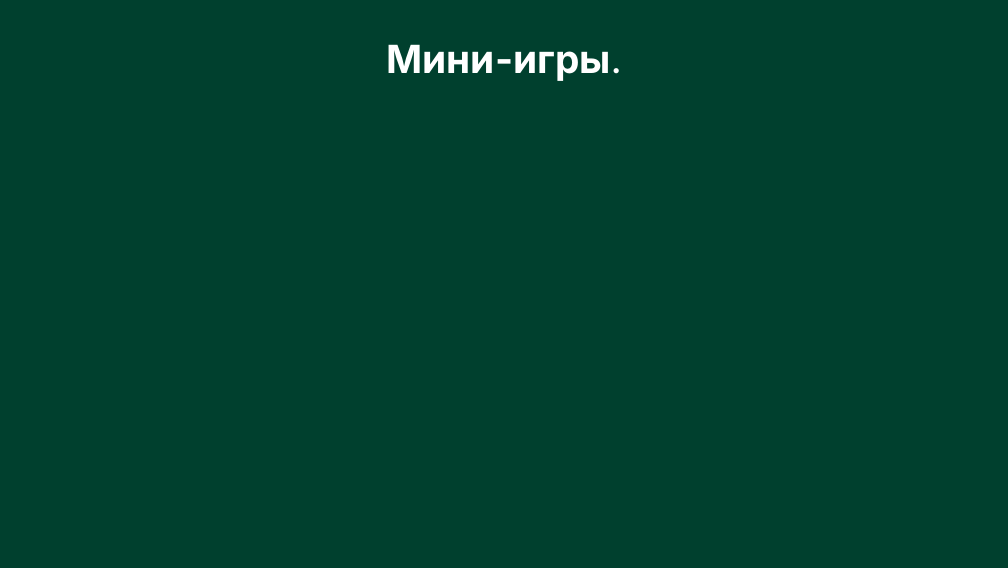
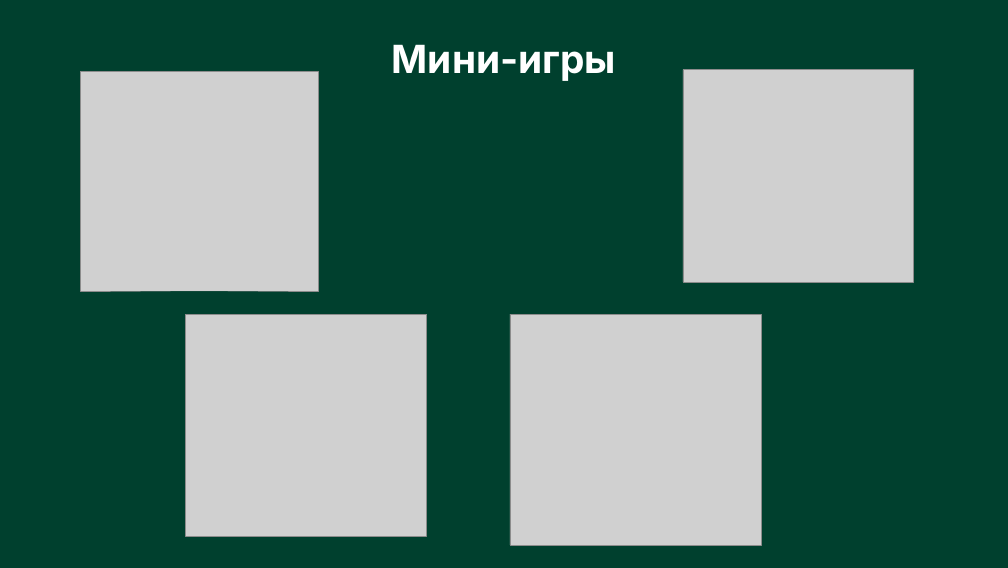
Before and after one commit to Anechka456/PyGame_project, a slide deck: slide 6 of data/Presentation_and_note/Better_together.pptx. Drawn at 1008x568 pixels with LibreOffice and Linux fonts; fonts in the diff are those of the drawing; grey boxes stand for pictures. Boxes give left, top, right and bottom in pixels: in the first picture for what was removed or moved away, otherwise in the second. Text is boxed around its words. In the diff, an @@ line names an element or a change of style, - is before the commit and + after.

```diff
--- a/data/Presentation_and_note/Better_together.pptx
+++ b/data/Presentation_and_note/Better_together.pptx
@@ text at bbox=[392, 44, 616, 81]: text changed @@
-Мини-игры.
+Мини-игры
@@ picture added at bbox=[80, 72, 318, 291] @@
@@ picture added at bbox=[683, 69, 914, 282] @@
@@ picture added at bbox=[186, 314, 427, 536] @@
@@ picture added at bbox=[510, 314, 761, 545] @@
```
Also in this commit, not shown: 6 other slides changed, 2 slides removed, 6 other files.
